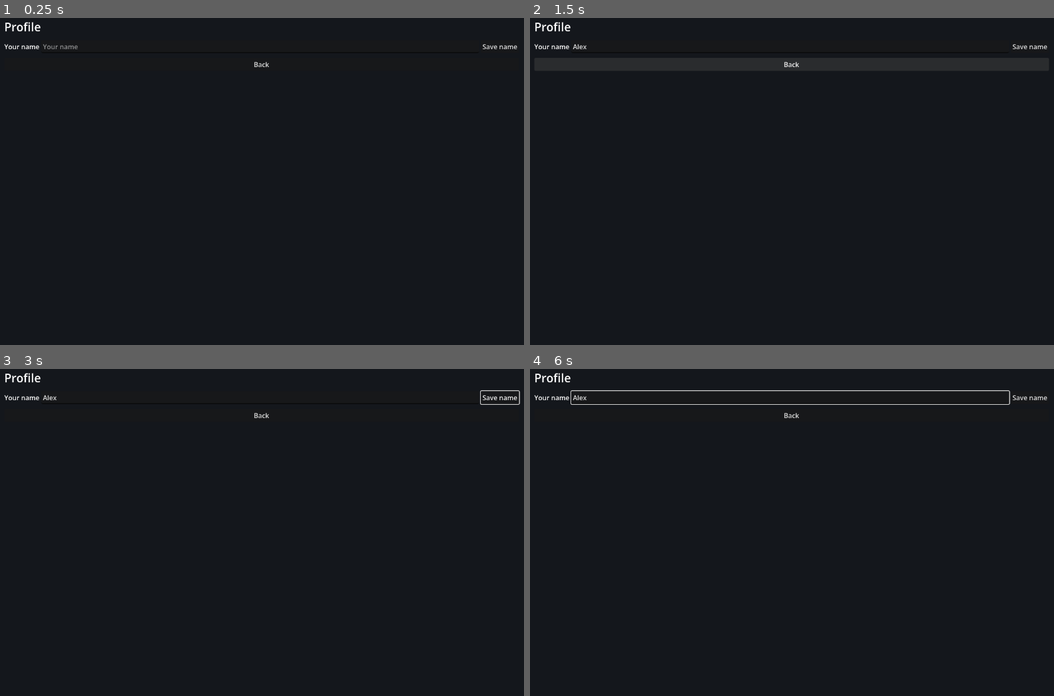
Above: before the commit, frames 1-4 (two rows, left to right).
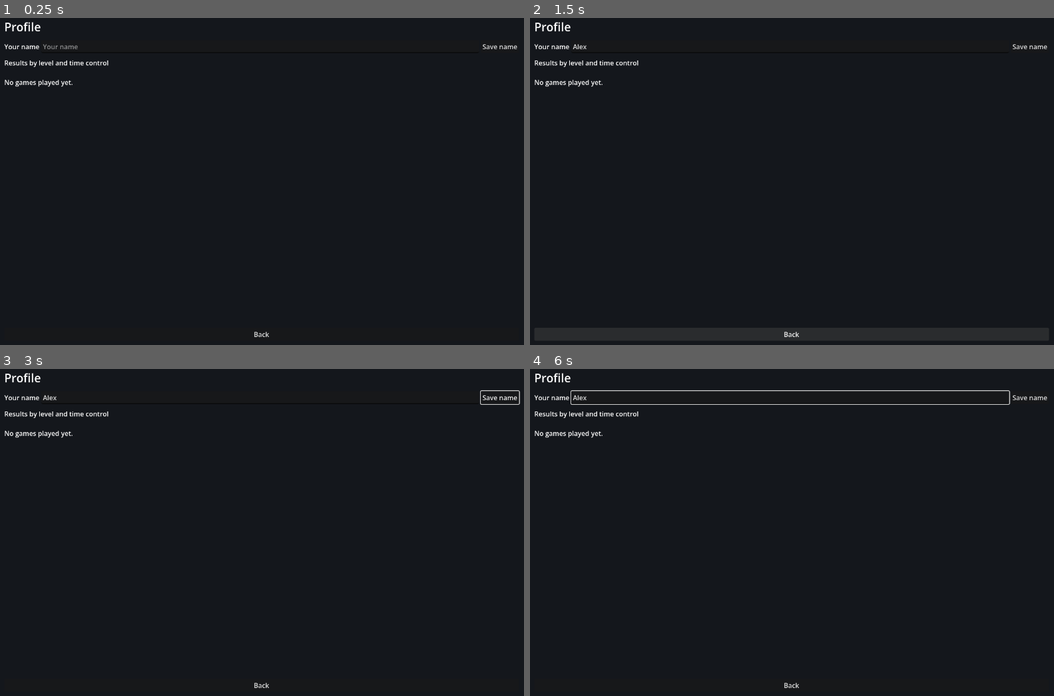
Above: after the commit, the same moments.

Repository: Laginho/P-Chess
Game: Godot game, scene res://ui/profile.tscn
Two runs of this game, one before a commit and one after it. Both use one fixed random seed, a clock stepped at 60 frames per second and the inputs below. This scene is started directly instead of the project's main scene.
Inputs (mouse positions are in pixels of both pictures, inside the frame that each line leads up to):
- Up to frame 1 (0.25 s): no input
- Up to frame 2 (1.5 s): click (792, 47) at 0.52 s; type "Alex" at 0.6 s; click "Back" at 1.25 s
- Up to frame 3 (3 s): click "Save name" at 2 s; move the mouse to (377, 512) at 2.77 s; hold Right from 2.78 s (still down); tap F at 2.85 s; click (377, 512) at 2.92 s
- Up to frame 4 (6 s): release Right at 3.5 s; drag from (687, 548) to (765, 597) at 3.52 s; move the mouse to (844, 457) at 4.27 s; hold Right 4.28-5 s; tap F at 4.35, 5.85 s; drag from (765, 597) to (634, 480) at 5.02 s; move the mouse to (949, 581) at 5.77 s; hold Left from 5.78 s (still down)

The runs differ from the first frame. In frame 1, 0.3% of the frame differs, in the area x 0-52%, y 12-98%; in frame 2, 0.3%; in frame 3, 0.3%; in frame 4, 0.3%.
Error before the commit: Invalid call. Nonexistent function 'set_value' in base 'Nil'. (res://ui/profile.gd:24)
Error after the commit: Invalid call. Nonexistent function 'set_value' in base 'Nil'. (res://ui/profile.gd:55)

Commit message:
feat: show profile results from history counters (UI-019)

Diff:
--- a/ui/profile.gd
+++ b/ui/profile.gd
@@ -1,6 +1,9 @@
 extends Control
 
 signal back_requested
+
+const History = preload("res://core/history.gd")
+const Setup = preload("res://ui/setup.gd")
 
 var preferences
 
@@ -14,8 +17,36 @@
 func present(settings) -> void:
 	preferences = settings
 	$Margin/Content/NameRow/PlayerName.text = preferences.get_value("player_name")
+	refresh(History.new())
 	show()
 	$Margin/Content/NameRow/PlayerName.grab_focus()
+
+
+func refresh(history) -> void:
+	var table: GridContainer = $Margin/Content/Scroll/Body/Results
+	for child in table.get_children():
+		table.remove_child(child)
+		child.queue_free()
+	for title in ["Level", "Time", "W", "D", "L", "Flag wins", "Flag losses"]:
+		_cell(table, title)
+	var rows := 0
+	for level in Setup.LEVELS:
+		for control in ["1+0", "3+2", "5+0"]:
+			var counts: Dictionary = history.stats(level, control)
+			if counts.wins + counts.draws + counts.losses == 0:
+				continue
+			rows += 1
+			for value in [level.replace("maia-", "Maia "), control, counts.wins, counts.draws,
+					counts.losses, counts.flag_wins, counts.flag_losses]:
+				_cell(table, str(value))
+	$Margin/Content/Scroll/Body/NoResults.visible = rows == 0
+
+
+func _cell(table: GridContainer, value: String) -> void:
+	var label := Label.new()
+	label.text = value
+	label.size_flags_horizontal = Control.SIZE_EXPAND_FILL
+	table.add_child(label)
 
 
 func _save_name() -> void:
--- a/ui/profile.tscn
+++ b/ui/profile.tscn
@@ -62,6 +62,29 @@
 layout_mode = 2
 text = "Please enter a name."
 
+[node name="Scroll" type="ScrollContainer" parent="Margin/Content"]
+layout_mode = 2
+size_flags_vertical = 3
+horizontal_scroll_mode = 0
+
+[node name="Body" type="VBoxContainer" parent="Margin/Content/Scroll"]
+layout_mode = 2
+size_flags_horizontal = 3
+theme_override_constants/separation = 12
+
+[node name="ResultsTitle" type="Label" parent="Margin/Content/Scroll/Body"]
+layout_mode = 2
+text = "Results by level and time control"
+
+[node name="Results" type="GridContainer" parent="Margin/Content/Scroll/Body"]
+layout_mode = 2
+columns = 7
+theme_override_constants/h_separation = 16
+
+[node name="NoResults" type="Label" parent="Margin/Content/Scroll/Body"]
+layout_mode = 2
+text = "No games played yet."
+
 [node name="Back" type="Button" parent="Margin/Content"]
 layout_mode = 2
 text = "Back"
